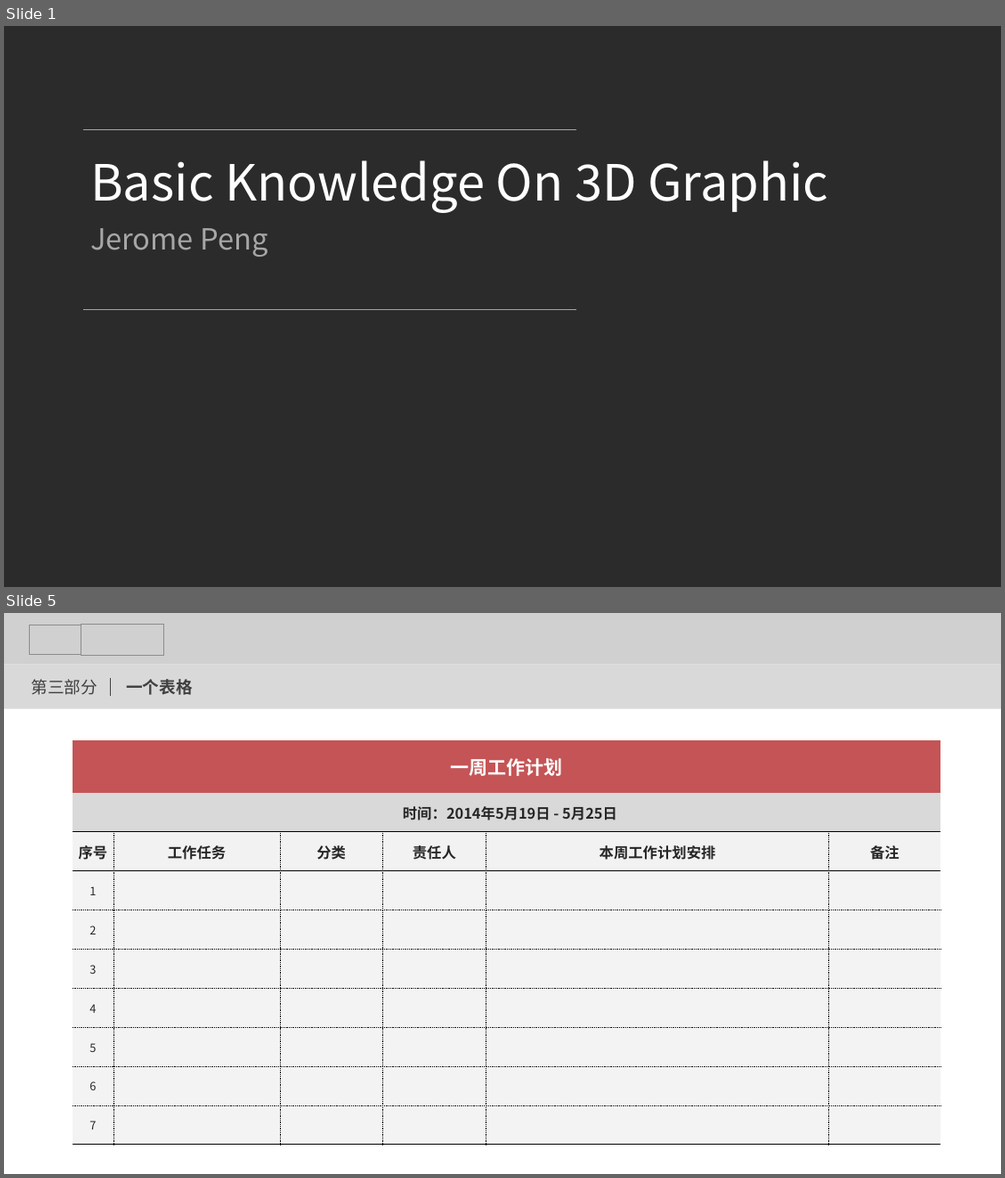
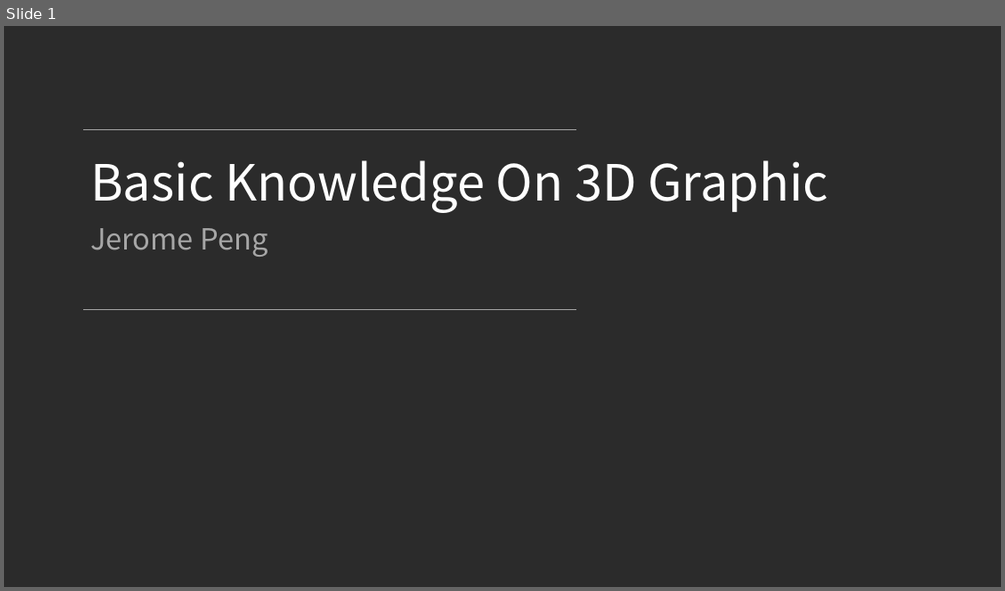
Before and after one commit to jeromepeng/tetris, a slide deck: Doc/3D Graphic.pptx. Shown one above the other, each under a label of ours: slides 1 and 5 before the commit, slide 1 after it; the slides between them are not shown. The pictures are 1005x1178 and 1005x591 pixels, drawn with LibreOffice and Linux fonts; fonts in the diff are those of the drawing; grey boxes stand for pictures; background and template pictures are left out; a plain dark background stands for a picture behind light text. Boxes give left, top, right and bottom in pixels: in the first picture for what was removed or moved away, otherwise in the second. Text is boxed around its words. In the diff, an @@ line names an element or a change of style, - is before the commit and + after.

```diff
--- a/Doc/3D Graphic.pptx
+++ b/Doc/3D Graphic.pptx
@@ slide 5 removed at [4,613,1001,1174], background picture (left out) @@
@@ picture removed at [4,613,1001,664] @@
@@ picture removed at [29,625,86,654] @@
@@ picture removed at [81,625,164,656] @@
@@ rectangle removed at [4,664,1001,709] @@
@@ text removed at [32,679,97,695] @@
-第三部分
@@ line removed from (110, 678) to (110, 696) @@
@@ text removed at [126,679,192,695] @@
-一个表格
@@ table removed at [73,740,942,1144], 10 rows, 6 columns @@
-一周工作计划 |  |  |  |  | 
-时间：2014年5月19日 - 5月25日 |  |  |  |  | 
-序号 | 工作任务 | 分类 | 责任人 | 本周工作计划安排 | 备注
-1 |  |  |  |  | 
-2 |  |  |  |  | 
-3 |  |  |  |  | 
-4 |  |  |  |  | 
-5 |  |  |  |  | 
-6 |  |  |  |  | 
-7 |  |  |  |  | 
```
Also in this commit, not shown: 1 slide changed, 9 slides added, 5 other slides removed, 9 other files.
